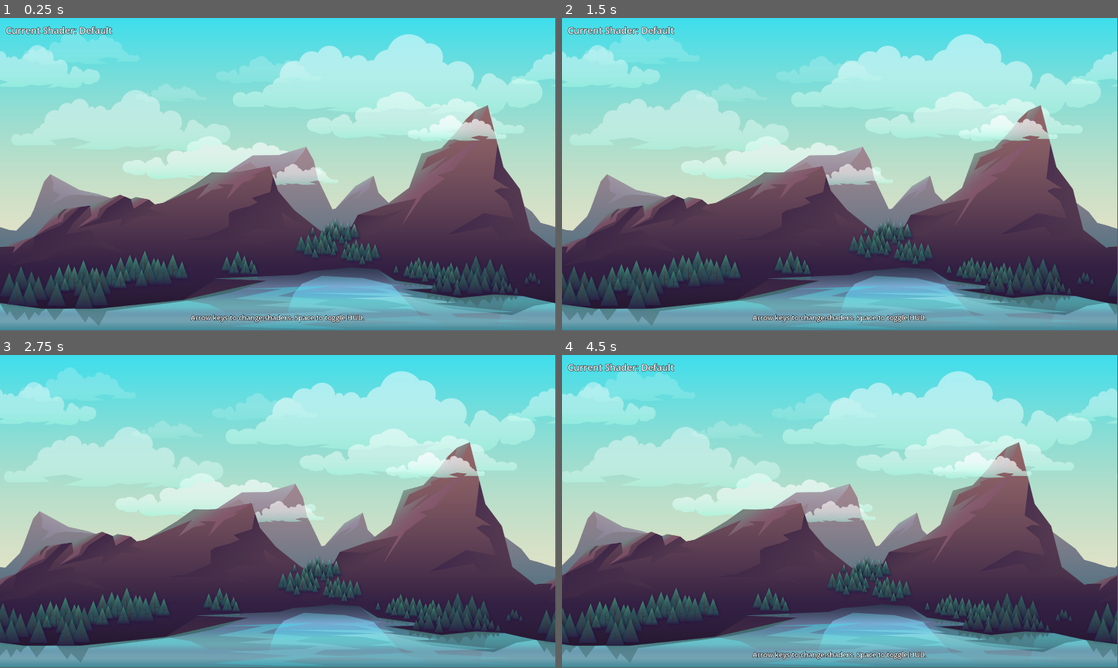
Above: before the commit, frames 1-4 (two rows, left to right).
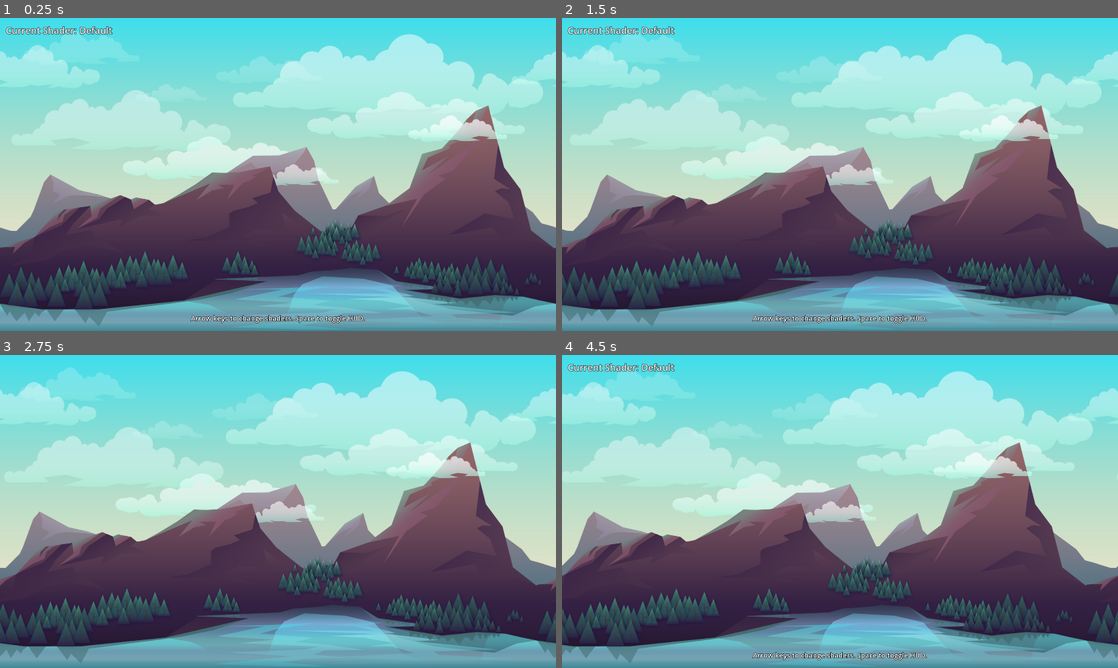
Above: after the commit, the same moments.

Repository: kazeraniman/ShaderPlayground
Game: Godot game, scene res://scenes/main.tscn
Two runs of this game, one before a commit and one after it. Both use one fixed random seed, a clock stepped at 60 frames per second and the inputs below.
Inputs:
- Up to frame 1 (0.25 s): no input
- Up to frame 2 (1.5 s): tap Right (next_shader) at 0.6 s; tap Left (prev_shader) at 1.35 s
- Up to frame 3 (2.75 s): tap Space (toggle_hud) at 2.1 s
- Up to frame 4 (4.5 s): tap Right (next_shader) at 2.85 s; tap Left (prev_shader) at 3.6 s; tap Space (toggle_hud) at 4.35 s
In our replay, the window is 799x449 before the commit and 800x450 after it. These sizes can differ from the game's own. Grey fills any space a smaller window leaves; there, only what the larger window draws over its background counts as a difference.

The runs differ from the first frame. In frame 1, 2.3% of the frame differs, in the area x 0-100%, y 0-99%; in frame 2, 2.2%; in frame 3, 1.7%; in frame 4, 2.3%.

Commit message:
Preparing for web deployment.

Diff:
--- a/project/project.godot
+++ b/project/project.godot
@@ -19,6 +19,7 @@
 
 window/size/viewport_width=1920
 window/size/viewport_height=1080
+window/stretch/mode="viewport"
 
 [input]
 
Not shown, added: project/export_presets.cfg
Not shown, added: .github/workflows/deploy.yml
Not shown, changed: README.md
Not shown, added: build/web/index.html
